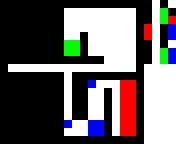
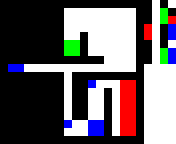
Layers edited between the first and the second w=176, h=144 image:
added layer "9" above "8" over [8, 64, 24, 72]
added layer "8" above "7" over [8, 64, 24, 72]
added layer "7" above "6" over [8, 64, 24, 72]
added layer "6" above "5" over [8, 64, 24, 72]
added layer "5" above "4" over [8, 64, 24, 72]
added layer "4" above "3" over [8, 64, 24, 72]
added layer "3" above "2" over [8, 64, 24, 72]
added layer "2" above "1" over [8, 64, 24, 72]
added layer "1" above "Layer 0" over [8, 64, 24, 72]
